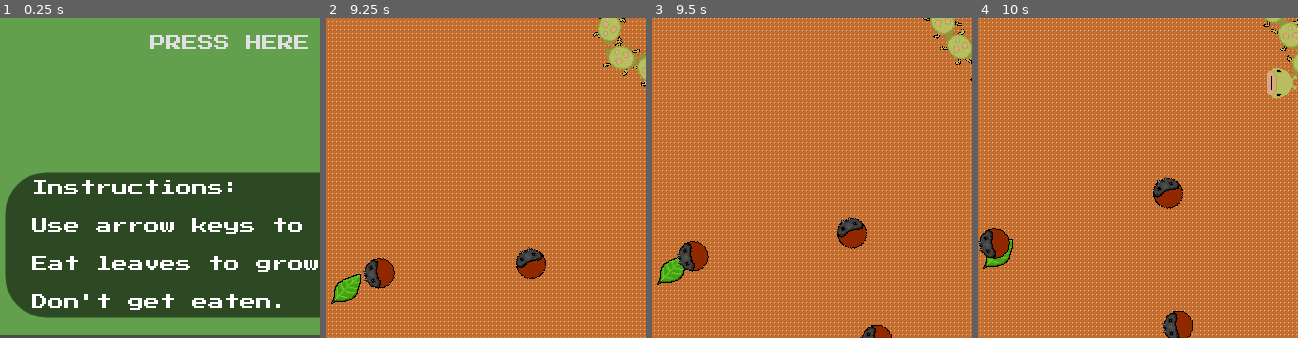
Above: before the commit, frames 1-4 (left to right).
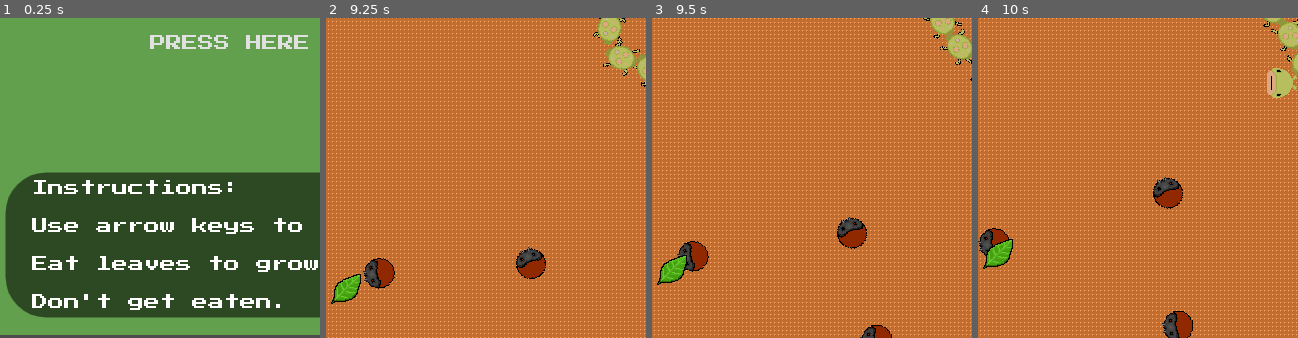
Above: after the commit, the same moments.

Repository: thatnick/grow-grow
Game: Godot game, scene res://scenes/Start.tscn
The game is run twice, just before and just after one commit, with the same random seed, the same clock (stepped at 60 frames per second) and the same inputs.
Inputs:
- Up to frame 1 (0.25 s): no input
- Up to frame 2 (9.25 s): click "PRESS HERE TO PLAY" at 0.5 s; hold Right (ui_right) 1.28-2.03 s; hold Down (ui_down) 2.03-2.78 s; hold Right (ui_right) 2.78-3.53 s; hold Up (ui_up) 3.53-4.28 s; hold Left (ui_left) 4.28-5.78 s; hold Down (ui_down) 5.78-6.53 s; hold Right (ui_right) 6.53-7.28 s; hold Up (ui_up) 7.28-8.03 s; hold Right (ui_right) 8.03-8.78 s; hold Down (ui_down) from 8.78 s (still down)
- Up to frame 3 (9.5 s): keep holding Down (ui_down)
- Up to frame 4 (10 s): release Down (ui_down) at 9.53 s; hold Left (ui_left) from 9.53 s (still down)
The pictures show only the part of the screen within x 5-55%, y 50-100%; the shares and areas given below are measured in that part.

Frames 1-2 are identical in both runs. In frame 3, less than 0.1% of the frame differs, in the area x 8-11%, y 74-79%; in frame 4, 0.3%, in the area x 2-10%, y 69-76%.

Commit message:
Fix the most important debug errors. General tidy up.

Diff:
--- a/scenes/TileMap.tres
+++ /dev/null
@@ -1,52 +0,0 @@
-[gd_resource type="TileSet" load_steps=4 format=2]
-
-[ext_resource path="res://sprites/background/catepillar_bg_test.png" type="Texture" id=1]
-
-[sub_resource type="ConvexPolygonShape2D" id=1]
-points = PoolVector2Array( 20, 0, 32, 12, 32, 20, 20, 32, 12, 32, 0, 20, 0, 12, 4, 8, 8, 4, 12, 0, 12, 0 )
-
-[sub_resource type="ConvexPolygonShape2D" id=2]
-points = PoolVector2Array( 32, 32, 0, 32, 0, 0, 32, 0 )
-
-[resource]
-0/name = "catepillar_bg_test.png 0"
-0/texture = ExtResource( 1 )
-0/tex_offset = Vector2( 0, 0 )
-0/modulate = Color( 1, 1, 1, 1 )
-0/region = Rect2( 0, 0, 32, 32 )
-0/tile_mode = 0
-0/occluder_offset = Vector2( 0, 0 )
-0/navigation_offset = Vector2( 0, 0 )
-0/shape_offset = Vector2( 0, 0 )
-0/shape_transform = Transform2D( 1, 0, 0, 1, 0, 0 )
-0/shape_one_way = false
-0/shape_one_way_margin = 0.0
-0/shapes = [  ]
-0/z_index = 0
-1/name = "catepillar_bg_test.png 1"
-1/texture = ExtResource( 1 )
-1/tex_offset = Vector2( 0, 0 )
-1/modulate = Color( 1, 1, 1, 1 )
-1/region = Rect2( 32, 0, 32, 32 )
-1/tile_mode = 0
-1/occluder_offset = Vector2( 0, 0 )
-1/navigation_offset = Vector2( 0, 0 )
-1/shape_offset = Vector2( 0, 0 )
-1/shape_transform = Transform2D( 1, 0, 0, 1, 0, 0 )
-1/shape = SubResource( 1 )
-1/shape_one_way = false
-1/shape_one_way_margin = 1.0
-1/shapes = [ {
-"autotile_coord": Vector2( 0, 0 ),
-"one_way": false,
-"one_way_margin": 1.0,
-"shape": SubResource( 1 ),
-"shape_transform": Transform2D( 1, 0, 0, 1, 0, 0 )
-}, {
-"autotile_coord": Vector2( 0, 0 ),
-"one_way": false,
-"one_way_margin": 1.0,
-"shape": SubResource( 2 ),
-"shape_transform": Transform2D( 1, 0, 0, 1, 0, 0 )
-} ]
-1/z_index = 0
--- a/scenes/TileMap.tscn
+++ /dev/null
@@ -1,10 +0,0 @@
-[gd_scene load_steps=2 format=2]
-
-[ext_resource path="res://scenes/TileMap.tres" type="TileSet" id=1]
-
-[node name="TileMap" type="TileMap"]
-tile_set = ExtResource( 1 )
-cell_size = Vector2( 32, 32 )
-collision_layer = 2
-collision_mask = 5
-format = 1
--- a/scripts/HUD.gd
+++ b/scripts/HUD.gd
@@ -3,13 +3,12 @@
 var score
 
 func _ready():
-	_get_score()
+	get_score()
 
+func _physics_process(_delta):
+	get_score()
 
-func _physics_process(delta):
-	_get_score()
-
-func _get_score():
+func get_score():
 	if get_parent().has_node("Player"):
 		score = get_parent().get_node("Player").score
 	else:
--- a/scripts/Head.gd
+++ b/scripts/Head.gd
@@ -1,11 +1,10 @@
 extends KinematicBody2D
 
-var velocity = Vector2(0, 0)
+var velocity = Vector2()
 var direction = Vector2().angle()
 
 func get_input():
 	velocity = Vector2()
-	var moving = false
 	if Input.is_action_pressed("ui_right"):
 		velocity.x += 1
 		direction = velocity.angle()
@@ -21,7 +20,7 @@
 
 	velocity = velocity.normalized() * get_parent().speed
 
-func _physics_process(delta):
+func _physics_process(_delta):
 	get_input()
 	velocity = move_and_slide(velocity)
 
--- a/scripts/Main.gd
+++ b/scripts/Main.gd
@@ -19,7 +19,7 @@
 	$EnemyTimer.start(10)
 	$EnemyTimer.connect("timeout", self, "_on_EnemyTimer_timeout")
 
-func _on_Collectable_collected(value):
+func _on_Collectable_collected(_value):
 	spawn_collectable()
 
 func _on_EnemyTimer_timeout():
@@ -31,7 +31,7 @@
 	new_collectable.connect("collected", self, "_on_Collectable_collected")
 	new_collectable.connect("collected", $Player, "_on_Collectable_collected")
 	new_collectable.position = get_rand_pos()
-	add_child(new_collectable)
+	call_deferred("add_child", new_collectable)
 
 func spawn_enemy():
 	var new_enemy = enemy.instance()
--- a/scripts/PlayAgain.gd
+++ b/scripts/PlayAgain.gd
@@ -1,6 +1,4 @@
 extends Button
-
-
 
 func _on_PlayAgain_pressed():
 	get_tree().change_scene("res://scenes/Main.tscn")
--- a/scripts/PlayButton.gd
+++ b/scripts/PlayButton.gd
@@ -1,8 +1,4 @@
 extends Button
-
-
-
 
 func _on_PlayButton_pressed():
 	get_tree().change_scene("res://scenes/Main.tscn")
-	pass # Replace with function body.
--- a/scripts/Tail.gd
+++ b/scripts/Tail.gd
@@ -8,7 +8,7 @@
 
 	set_rotation(direction.angle())
 
-func _physics_process(delta):
+func _physics_process(_delta):
 	var next_child_up = get_parent().get_child(self.get_position_in_parent() - 1)
 	var dist_to_parent = position.distance_to(next_child_up.position)
 	var direction = position.direction_to(next_child_up.position)
--- a/scripts/player.gd
+++ b/scripts/player.gd
@@ -1,6 +1,6 @@
 extends Node
 
-var tail = preload("res://scenes/Tail.tscn")
+const tail = preload("res://scenes/Tail.tscn")
 var speed  = 80
 var score = 0
 
@@ -14,4 +14,4 @@
 	var offset = Vector2(cos(last_tail.rotation + PI), sin(last_tail.rotation + PI)) * 32
 	new_tail.position = last_tail.position + offset
 	speed += 3
-	add_child(new_tail)
+	call_deferred("add_child", new_tail)
